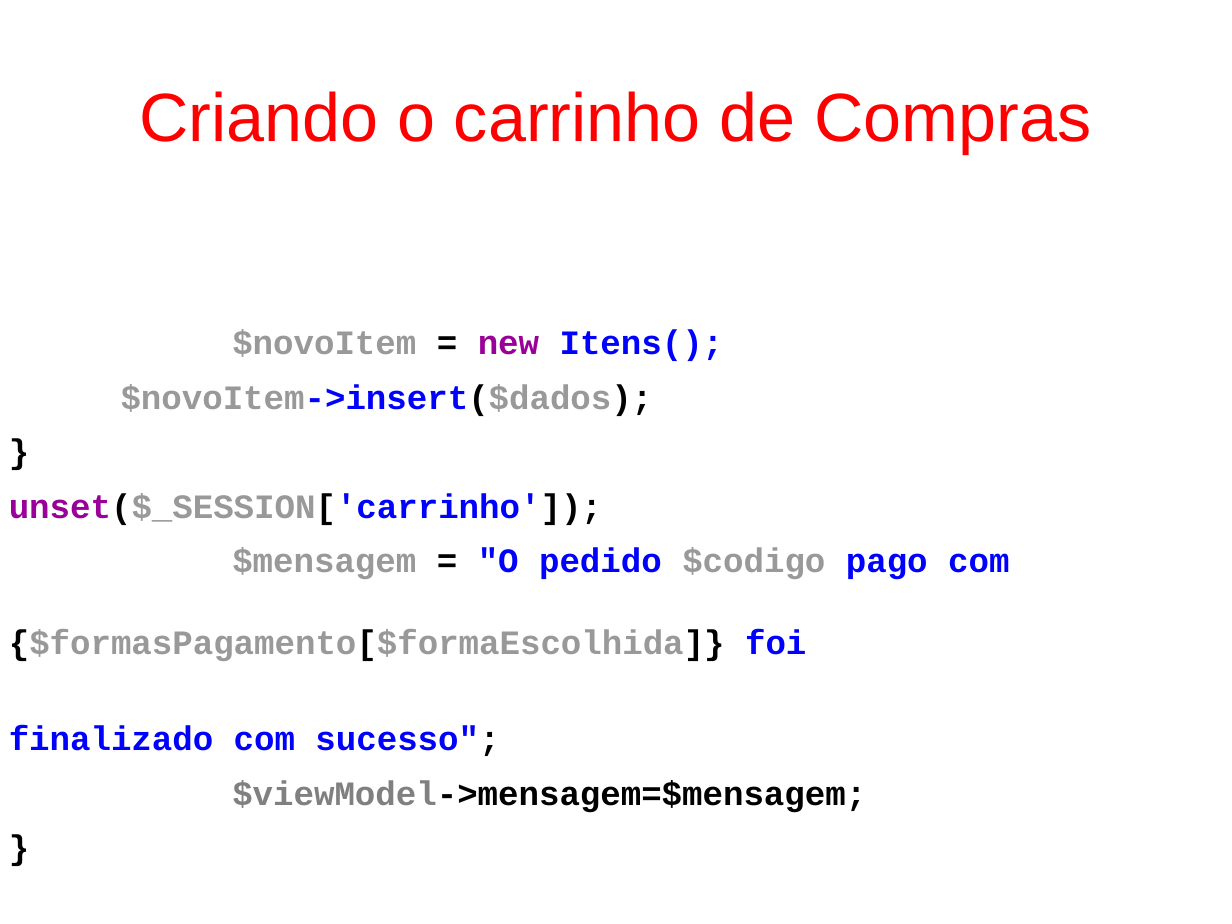
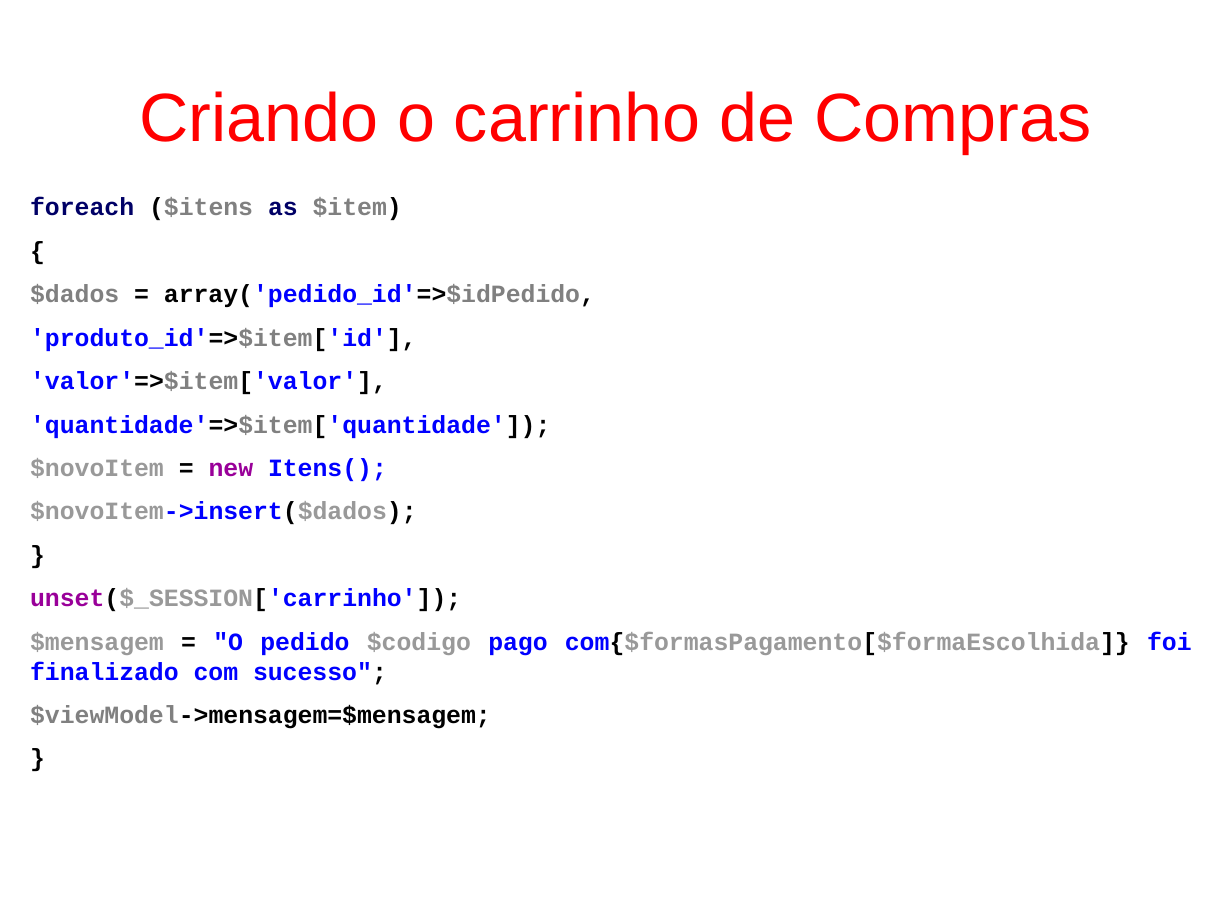
Before and after one commit to fgsl/lojasacme, a slide deck: slide 117 of docs/tutorial.odp (slide 122 before the commit). Drawn at 1232x924 pixels with LibreOffice and Linux fonts; fonts in the diff are those of the drawing. Boxes give left, top, right and bottom in pixels: in the first picture for what was removed or moved away, otherwise in the second. Text is boxed around its words. In the diff, an @@ line names an element or a change of style, - is before the commit and + after.

```diff
--- a/docs/tutorial.odp
+++ b/docs/tutorial.odp
@@ text at [30,197,595,438]: paragraphs added @@
+foreach ($itens as $item)
+{
+$dados = array('pedido_id'=>$idPedido,
+'produto_id'=>$item['id'],
+'valor'=>$item['valor'],
+'quantidade'=>$item['quantidade']);
@@ text "foreach ($itens as $item)": place and size @@
-text "foreach ($itens as $item)" at [9,329,1009,813]
+text "foreach ($itens as $item)" at [30,197,1192,729]
@@ text at [30,458,491,729]: size 22 to 16 pt in "$novoItem = new Itens();", "$novoItem->insert($dados);", "}", "unset($_SESSION['carrinho']);" and 2 more places @@
@@ text at [30,632,1192,685]: text changed; size 22 to 16 pt @@
-$mensagem = "O pedido $codigo pago com {$formasPagamento[$formaEscolhida]} foi
-finalizado com sucesso";
+$mensagem = "O pedido $codigo pago com{$formasPagamento[$formaEscolhida]} foi finalizado com sucesso";
```
Also in this commit, not shown: 24 other slides changed, 2 slides added, 7 slides removed, 5 other files.
